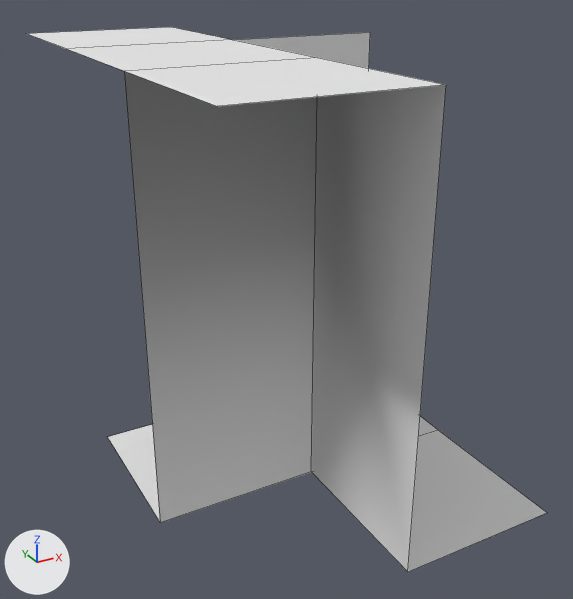
One commit to the OBJ model Assets/Models/Wall/Wall_modules.obj: the scene before it, then after it.
The view is the same before and after, from a camera (50 mm lens) standing at (-4.25, -7.09, 5.98) and looking at (0.04, 0.73, 2.07). Lighting does not change. The marker at lower left points along +X, +Y and +Z. Mesh edges are drawn as thin lines. Where no turn or scale is listed for an object, it has been applied to the vertices. Vertices at the same position are counted once.

Names of what the first picture shows: 'Wall_modules'.
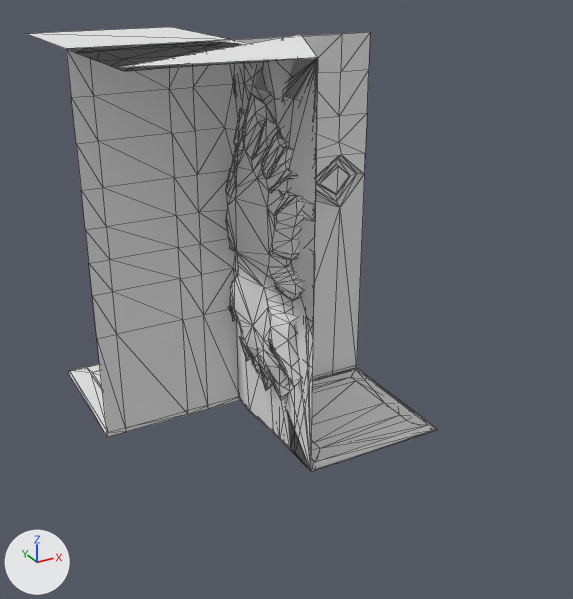
Diff of the bpy script that builds the scene:
```diff
--- a/Assets/Models/Wall/Wall_modules.obj.py
+++ b/Assets/Models/Wall/Wall_modules.obj.py
@@ me_wall_modules @@
 # used by ob_wall_modules; location = (0.0, 0.0, 0.0)
-me_wall_modules.from_pydata(...)  # 17 vertices, 10 faces; spans x -2.0..2.0, y -2.0..4.0, z 0.0..5.0
+me_wall_modules.from_pydata(...)  # 837 vertices, 1620 faces; spans x -2.0..2.0, y 0.0..4.0, z -0.03..5.17
+# me_wall_modules part 1: 1 vertex removed from x -2.0, y 0.0, z 0.0; 825 vertices added at x -2.0..2.0, y 0.0..4.0, z -0.03..5.17
+# me_wall_modules part 2: 4 vertices removed from x -2.0..2.0, y -2.0, z 0.0..5.0
 me_wall_modules.materials.append(mat_wall_mat)
```

Changed parts and their boxes (x1, y1, x2, y2) in the pictures (573 x 599 px):
'Wall_modules', reshaped (21% narrower, 18% shorter): before (26, 27, 547, 572); after (26, 27, 438, 472)
part 1 of me_wall_modules, built on: before (108, 71, 317, 523); after (66, 32, 438, 472)
part 2 of me_wall_modules, deleted: before (126, 58, 547, 572)
